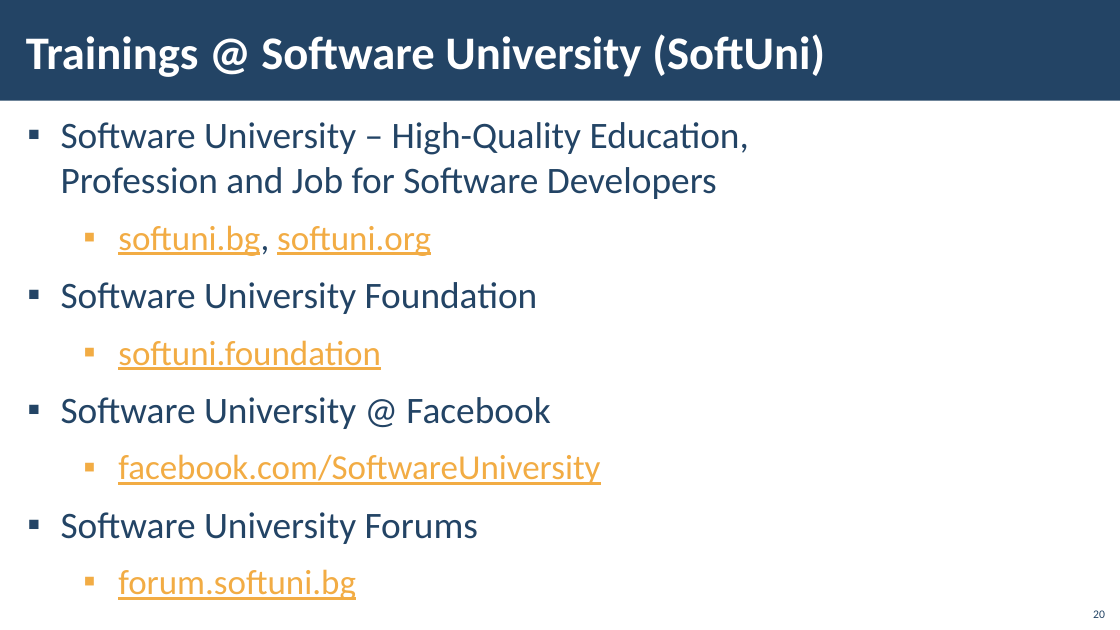
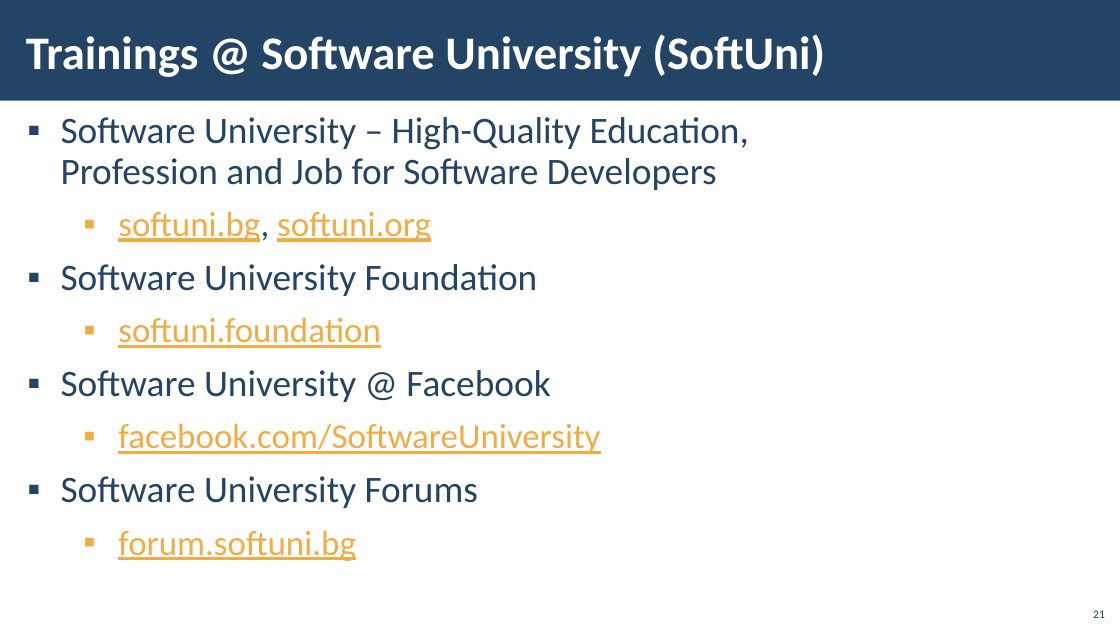
Before and after one commit to TodorYBorisov/Software-University, a slide deck: slide 21 of 03. JS Advanced - Jan 2023/00. Resources/00. JS-Advanced-Course-Introduction.pptx (slide 20 before the commit). Drawn at 1120x630 pixels with LibreOffice and Linux fonts; fonts in the diff are those of the drawing; background and template pictures are left out. Boxes give left, top, right and bottom in pixels: in the first picture for what was removed or moved away, otherwise in the second. Text is boxed around its words. In the diff, an @@ line names an element or a change of style, - is before the commit and + after.

```diff
--- a/03. JS Advanced - Jan 2023/00. Resources/00. JS-Advanced-Course-Introduction.pptx
+++ b/03. JS Advanced - Jan 2023/00. Resources/00. JS-Advanced-Course-Introduction.pptx
@@ text "Software University – High-Quality Education, ..." at [61,117,749,561]: line spacing 1 to 0.9 @@
@@ page number at [1093,610,1105,618]: text changed @@
-20
+21
```
Also in this commit, not shown: 5 other slides changed, 3 slides added, 2 slides removed, 2 other files.
